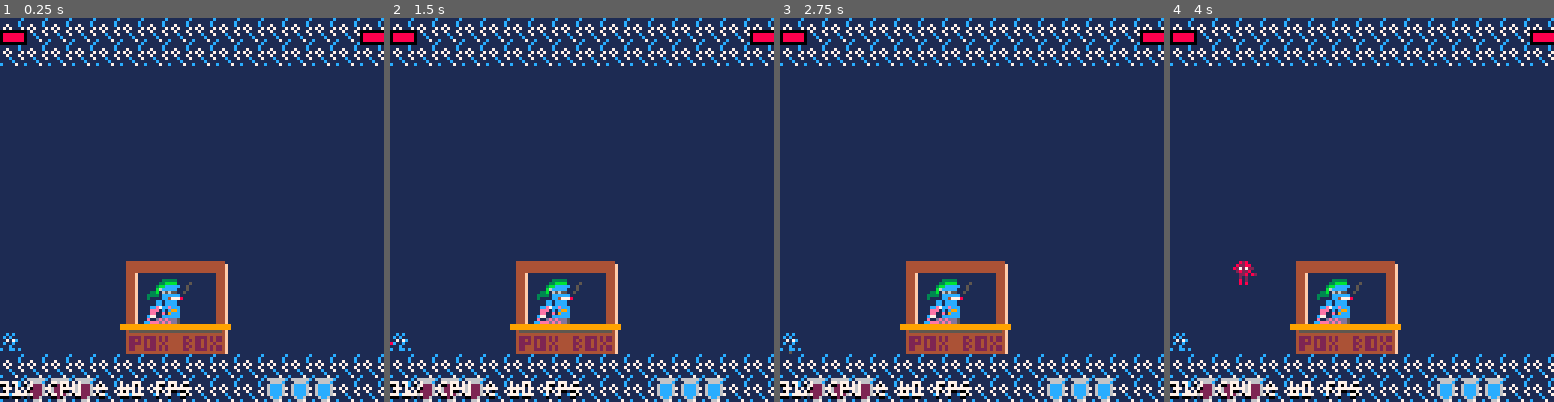
Above: before the commit, frames 1-4 (left to right).
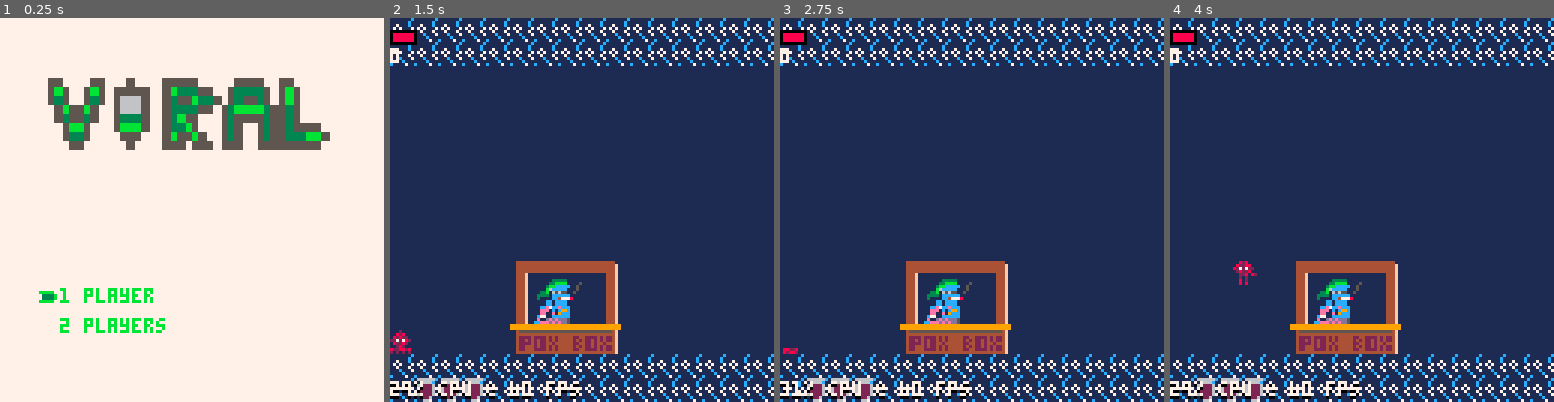
Above: after the commit, the same moments.

Repository: Von-dy/Game_Design_Final_Project
Game: PICO-8 cartridge boxes.p8
Two runs of this game, one before a commit and one after it. Both use one fixed random seed, a clock stepped at 60 frames per second and the inputs below.
Inputs:
- Up to frame 1 (0.25 s): no input
- Up to frame 2 (1.5 s): tap O (Z key) at 0.33, 0.7, 1.43 s; tap X (X key) at 1.07 s
- Up to frame 3 (2.75 s): hold Left 1.97-2.37 s; tap X (X key) at 2.07, 2.4, 2.73 s; tap O (Z key) at 2.22 s; hold Down from 2.42 s (still down)
- Up to frame 4 (4 s): release Down at 2.82 s; hold Right 2.87-3.53 s; tap X (X key) at 3.07, 3.4, 3.73 s; tap O (Z key) at 3.1, 3.98 s; hold Up from 3.58 s (still down)

The runs differ from the first frame. In frame 1, 96% of the frame differs, in the area x 0-100%, y 0-100%; in frame 2, 1.3%; in frame 3, 1.1%; in frame 4, 1.2%.

Commit message:
menus and thangs

Diff:
--- a/boxes.p8
+++ b/boxes.p8
@@ -268,6 +268,43 @@
  v(-1,0),v(1,0),
  v(0,-1),v(0,1)
 }
+
+-----------------------------
+-- game
+-----------------------------
+curr_game=kind()
+function curr_game:update_game(state)
+ --overworld
+ if state==0 then
+  return function()
+   update_players()
+   update_boss()
+  end
+ --boss
+ elseif state==1 then
+  return function()
+   update_players()
+   update_boss()
+  end
+ --transition
+ elseif state==2 then
+  return function()
+   if btnp(4) then init_boss() end
+   --update_players()
+   --update_boss()
+  end
+ --game over
+ elseif state==3 then
+  return function()
+   update_players()
+  end
+ --menu
+ elseif state==4 then
+  return function()
+   update_menu()
+  end
+ end
+end
 
 -----------------------------
 -- boss hit boxes
@@ -411,10 +448,12 @@
  cls()
  debug=false
  lbx,lby,mode=0,0,0
- game={ready_count=0,frame_counter=0, state=0, next_boss=5, b_remaining={1}}
+ --state: 0=overworld, 1=boss, 2=transition, 3=gameover, 4=menu
+ game={ready_count=0,frame_counter=0, state=4, next_boss=5, b_remaining={1,2,3}, difficulty=1, menu=0, menuchoice=0, scores={}}
  quotes={"a virus is a small infectious agent that replicates only inside the living cells of other organisms. viruses  …(3169 unchanged characters)…
- players={init_player(0), init_player(1)}
- init_boss()
+ players={}
+ game.update=curr_game:update_game(game.state)
+ --init_boss()
 end
 
 function init_player(num)
@@ -435,7 +474,8 @@
   dodge_time=0,
   dodge_meter=100,
   attack_state=0,
-  attack_box=make_box(0,0,0,0)
+  attack_box=make_box(0,0,0,0),
+  menuselect=1
  }
 end
 
@@ -488,6 +528,9 @@
 
  --7 set map area
  init_area(n)
+
+ --8 set game start
+ game.update=curr_game:update_game(game.state)
 end
 
 function init_boss_functions(n)
@@ -552,6 +595,7 @@
 ------------------------------
 function init_transition()
  music(-1)
+ game.update=curr_game:update_game(2)
  lbx,lby=0,0
  init_area(6)
  random_quote=quotes[flr(rnd(#quotes))+1]
@@ -562,6 +606,47 @@
 function draw_transition()
  print_quote(random_quote,30,0,1,9)
  print("press x to continue",48,120,7)
+end
+-----------------------------
+-- menu functions
+------------------------------
+function update_menu()
+ --main
+ if game.menu==0 or game.menu==2 then
+  if btn(2) then
+   game.menuchoice=0
+  elseif btn(3) then
+   game.menuchoice=1
+  end
+ end
+ if game.menu==0 then
+  if btnp(4) or btnp(5) then
+   add(players,init_player(0))
+   if game.menuchoice>0 then add(players,init_player(1)) end
+   players[1].menuselect=0
+   game.menu=2
+  end
+ --player select
+ -- elseif game.menu==1 then
+ --  for p in all(players) do
+ --   if btnp(0,p.n) or btnp(1,p.n) then if p.menuselect>0 then p.menuselect-=1 else p.menuselect+=1 end end
+ --   if btnp(4,p.n) then
+ --    p.n=p.menuselect
+ --    game.menu=2
+ --   end
+ --  end
+ --difficulty select
+ elseif game.menu==2 then
+  if btnp(4) or btnp(5) then
+   if game.menuchoice==0 then game.difficulty=0 else game.difficulty=1 end
+   game.ready_count=0
+   game.state=2
+   game.update=curr_game:update_game(game.state)
+   init_transition()
+   --init_boss()
+   --game.state=0
+  end
+ end
 end
 ------------------------------
 -- boss functions
@@ -957,7 +1042,8 @@
    if p.state==4 then
     if game.state==0 then player_interact(p,n) end
     if game.state==1 then player_dodge(p,n) end -- x dodges during boss fights
-   if game.state==2 and btn(5,n) and time()-ttk>2 then init_boss() end
+    if game.state==2 and btn(5,n) and time()-ttk>2 then init_boss() end
+    if game.state==3 and btn(5) then _init() end
    else
     player_movement(p,n)
     player_attack(p,n)
@@ -965,7 +1051,7 @@
    end
   end
   --see if all players are dead
-  if count==#players then _init() end
+  if count==#players then game.state=3 end
  end
 end
 
@@ -1189,15 +1275,17 @@
 
 function _update60()
  game.frame_counter+=1 if game.frame_counter>59 then game.frame_counter=0 end
- update_players()
- if game.state~=2 then update_boss() end
+ game.update()
+ --update_players()
+ --if game.state%2~=0 then update_boss() end
 end
 
 
 function _draw()
  cls()
  map(0,0,0,0,16,16)
- if game.state~=2 then
+ print(game.state,0,10)
+ if game.state<2 then
   if debug==true then
 	 -- draw player test
   for player in all(players) do
@@ -1239,8 +1327,12 @@
    draw_players()
 	  show_performance()
   end
- else
+ elseif game.state==2 then
   draw_transition()
+ elseif game.state==3 then
+  draw_gameover()
+ elseif game.state==4 then
+  draw_menu()
  end
 end
 
@@ -1263,6 +1355,37 @@
 -----------------------
 -- render functions
 -----------------------
+
+--menu
+function draw_menu()
+ local sely
+ map(16,16,0,0,64,64)
+ --main
+ if game.menu==0 then
+  sspr(80,24,40,8,16,20,96,24)
+  print("1 player",20,90,11)
+  print("2 players",20,100)
+  if game.menuchoice==0 then sely=89 else sely=99 end
+  spr(39,12,sely)
+ --player select
+ -- elseif game.menu==1 then
+ --  rect(20,40,60,100,5)
+ --  spr(12,22,42)
+ --  if players[1].menuselect>0 then spr(38,37,64) else spr(6,37,64) end
+ --  if #players>1 then
+ --   rect(70,40,110,100)
+ --   spr(13,72,42)
+ --   if players[2].menuselect>0 then spr(38,87,64) else spr(6,87,64) end
+ --  end
+
+ --difficulty
+ elseif game.menu==2 then
+  print("easy",40,50)
+  print("viral",40,60)
+  if game.menuchoice==0 then sely=48 else sely=58 end
+  spr(39,30,sely)
+ end
+end
 
 --dodge_meter
 function draw_hud()
@@ -1507,14 +1630,14 @@
 
 
 __gfx__
-00000000000820000002800000000000008228000082280000028000000077000777777777777777777777777770000000000000000000000000000000000000
-00000000008228000082280000000000082228800822288000822800000770007000000000000000000000000070000000000000000000000000000000000000
-00700700022282800828222000000000827227228272272208282220000770007000000000000000000000000007000000000000000000000000000000000000
-00077000272722200222727200000000028222800282228022722782000777777000000000000000000000000000700000000000000000000000000000000000
-00077000028222800822282000822800002228000022280008222820000777777000000000000000000000000000555500000000000000000000000000000000
+00000000000820000002800000000000008228000082280000028000000077000777777777777777777777777770000009900090022000200000000000000000
+00000000008228000082280000000000082228800822288000822800000770007000000000000000000000000070000009090990020202020000000000000000
+00700700022282800828222000000000827227228272272208282220000770007000000000000000000000000007000009900090022000020000000000000000
+00077000272722200222727200000000028222800282228022722782000777777000000000000000000000000000700009000090020000200000000000000000
+00077000028222800822282000822800002228000022280008222820000777777000000000000000000000000000555509000999020002220000000000000000
 00700700002282000028220008822280002002000020020000282200000770007000000000000000000000000007000000000000000000000000000000000000
-00000000228282800828282222722722008002000080020082282828000770007000000000000000000000000070000000000000000000000000000000000000
-00000000802020200202020208282820008008000080080020200202000770007777777777777777777777777700000000000000000000000000000000000000
+00000000228282800828282222722722008002000080020082282828000770007000000000000000000000000070000000099900000222000000000000000000
+00000000802020200202020208282820008008000080080020200202000770007777777777777777777777777700000000009000000020000000000000000000
 00076000000000000000000000000000050500500999595090950909000000000666666006666660000000000007700077777777777777777777777777000000
 00677600000880000000000000000000505005055955559509099590000000000066660000666600000000000007700070000000000000000000000000700000
 06767770008228000599880000088000055555509559959059988909088088000622226006cccc60000000000007700070000000000000000000000000070000
@@ -1531,14 +1654,14 @@
 06bbbb600011c100001c11000cc111c00010010000100100001c11000bbbbb000699996000000000000000000000000000000000000000000000000000000000
 006bb60011c1c1c00c1c1c111171171100c0010000c00100c11c1c1c000000000069960000000000000000000000000000000000000000000000000000000000
 00066000c0101010010101010c1c1c1000c00c0000c00c0010100101000000000006600000000000000000000000000000000000000000000000000000000000
-0000000007c7cc7007c7c70000cccc00007070000070000700000000055000500550550566666666000000000000000000000000000000000000000000000000
-000770007ccc7cc77c7cccc70cccccc0070007007007070066666660577505755555055069993336000000000000000000000000000000000000000000000000
-00f7f7000c1117700c111cc70c111cc000070007070000706c6c6c6057a957a70505555569aa3996000000000000000000000000000000000000000000000000
-077fff70717171c7717171100171711070000700700000006c6c6c6055799a750555505069393936000000000000000000000000000000000000000000000000
-07fff7700c1c11c00c1c1cc70c1c1cc00007000000070070686c6c60057797505550555563333336000000000000000000000000000000000000000000000000
-007f7f007c111cc77c1117c00c1117c0070007070700070068686c60575aa57005055550693a3a36000000000000000000000000000000000000000000000000
-000770000c1c1cc00c1c1c77cc1c1ccc000000000000000068686860557575505555050569a33996000000000000000000000000000000000000000000000000
-00000000c1ccc1c7c1ccc17cc1ccc1cc700700700000700766666660055057550505550069999396000000000000000000000000000000000000000000000000
+0000000007c7cc7007c7c70000cccc00007070000070000700000000055000500550550566666666550000550005000055555000005555005500000000000000
+000770007ccc7cc77c7cccc70cccccc00700070070070700666666605775057555550550699933365b5005b5055555005b333550053333505b50000000000000
+00f7f7000c1117700c111cc70c111cc000070007070000706c6c6c6057a957a70505555569aa399653500535056665005355b335053553505b50000000000000
+077fff70717171c7717171100171711070000700700000006c6c6c6055799a75055550506939393605b55b50056665005333355053bbbb355350000000000000
+07fff7700c1c11c00c1c1cc70c1c1cc00007000000070070686c6c60057797505550555563333336053553500533350053b55000535555355350000000000000
+007f7f007c111cc77c1117c00c1117c0070007070700070068686c60575aa57005055550693a3a36005bb50005bbb500533b5000535005355355550000000000
+000770000c1c1cc00c1c1c77cc1c1ccc000000000000000068686860557575505555050569a3399600533500005550005b55b500535005355333bb5000000000
+00000000c1ccc1c7c1ccc17cc1ccc1cc700700700000700766666660055057550505550069999396000550000005000055505550555005555555550000000000
 eeeeeeeeeeeeeeee99999999999999991111111c111111c13ffffffffffff333ffffffffff3333ff7777777766666666fffff33feeeeffeeffffffff99999999
 222222222222272299ffff99f9999ff9111111c111171c1133333fffff333333fffafffffbfa773f7777777766666666fffabf73eeeefeeeffffffff99999999
 e22722ee222222229999fff99fffff99117111c111717111a3333333333333aaf9fffaffb9fff7737777777766666666f9ffbaf3feefffefffffffff99999999
